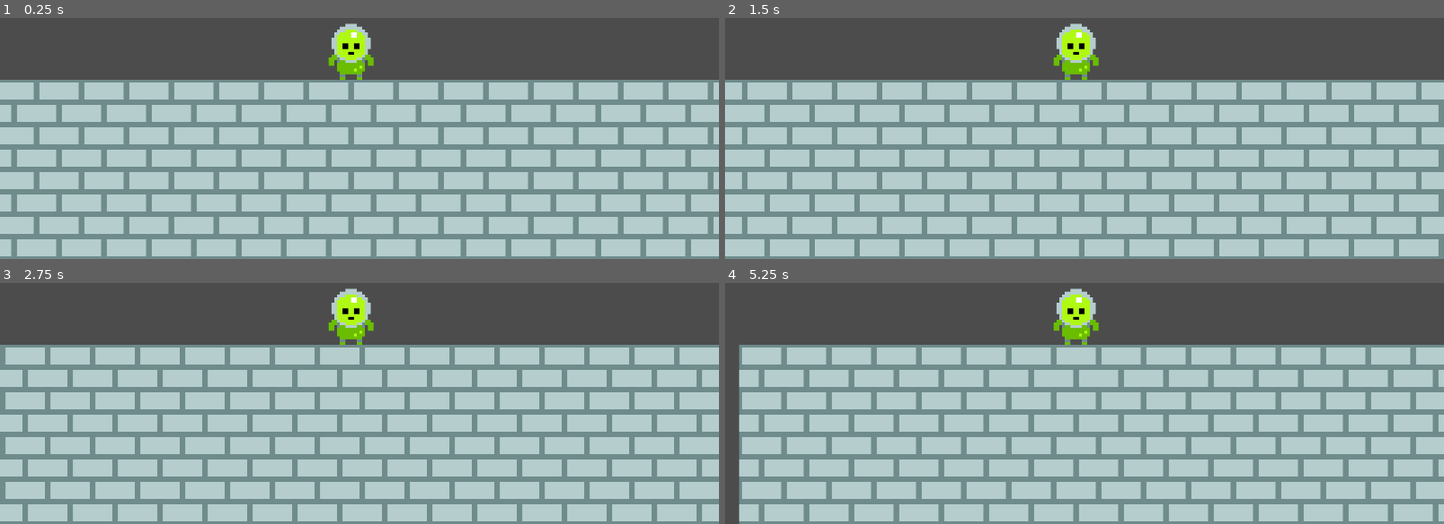
Above: before the commit, frames 1-4 (two rows, left to right).
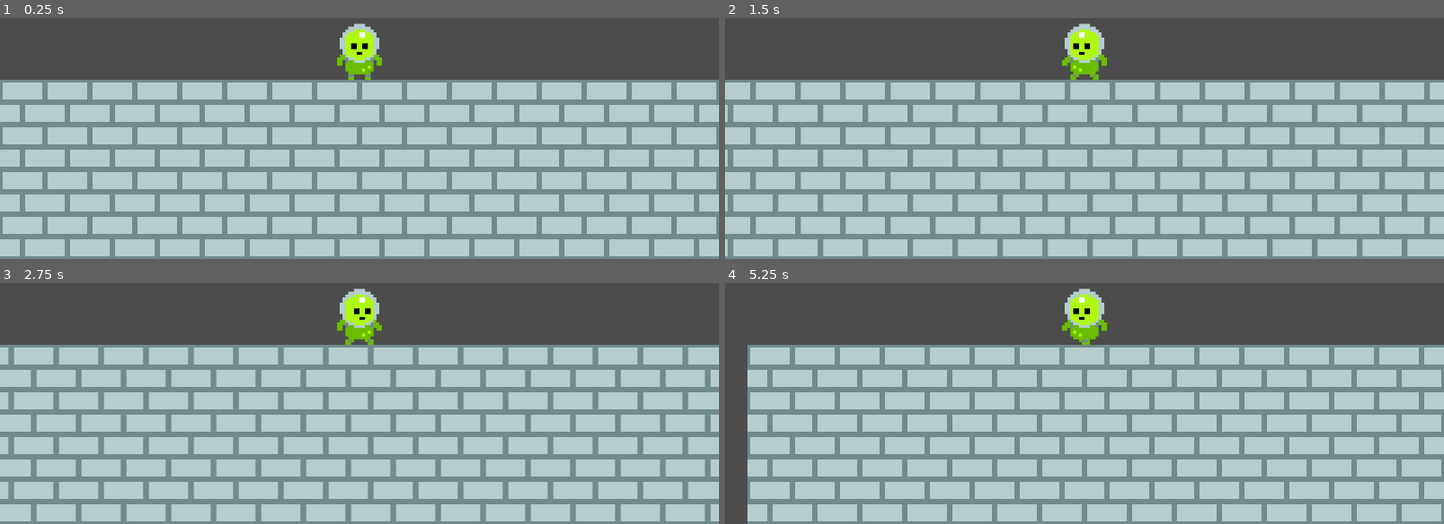
Above: after the commit, the same moments.

Repository: MzaxnaV/GodotGames
Game: Godot game, scene res://Main.tscn
Same seed, same stepped clock (60 frames per second), same inputs: the game is played once before the commit and once after it.
Inputs:
- Up to frame 1 (0.25 s): no input
- Up to frame 2 (1.5 s): tap Enter at 0.5 s; hold Right (ui_right) 0.53-1.28 s; hold Left (ui_left) from 1.28 s (still down)
- Up to frame 3 (2.75 s): release Left (ui_left) at 2.03 s; hold Right (ui_right) from 2.03 s (still down)
- Up to frame 4 (5.25 s): release Right (ui_right) at 3.53 s; hold Left (ui_left) from 3.53 s (still down)

The runs differ from the first frame. In frame 1, 16% of the frame differs, in the area x 0-100%, y 2-99%; in frame 2, 15%; in frame 3, 16%; in frame 4, 16%, in the area x 1-100%, y 2-100%.

Commit message:
character2-4

Diff:
--- a/Mario/Game.tscn
+++ b/Mario/Game.tscn
@@ -1,10 +1,31 @@
-[gd_scene load_steps=6 format=2]
+[gd_scene load_steps=9 format=2]
 
 [ext_resource path="res://my_tileset.tres" type="TileSet" id=1]
 [ext_resource path="res://TileMap.gd" type="Script" id=2]
 [ext_resource path="res://BOUNDARY.gd" type="Script" id=3]
 [ext_resource path="res://character.png" type="Texture" id=4]
 [ext_resource path="res://Sprite.gd" type="Script" id=5]
+[ext_resource path="res://climb_animation.tres" type="Animation" id=6]
+[ext_resource path="res://walk_animation.tres" type="Animation" id=7]
+
+[sub_resource type="Animation" id=1]
+
+resource_name = "idle"
+length = 1.0
+loop = true
+step = 0.0
+tracks/0/type = "value"
+tracks/0/path = NodePath(".:frame")
+tracks/0/interp = 1
+tracks/0/loop_wrap = true
+tracks/0/imported = false
+tracks/0/enabled = true
+tracks/0/keys = {
+"times": PoolRealArray( 0 ),
+"transitions": PoolRealArray( 1 ),
+"update": 1,
+"values": [ 0 ]
+}
 
 [node name="Game" type="Node" index="0"]
 
@@ -45,14 +66,15 @@
 
 position = Vector2( 128, 70 )
 texture = ExtResource( 4 )
-region_enabled = true
+hframes = 11
+frame = 10
 region_rect = Rect2( 0, 0, 16, 20 )
 script = ExtResource( 5 )
-_sections_unfolded = [ "Region", "Transform" ]
+_sections_unfolded = [ "Animation", "Offset", "Region", "Transform" ]
 
 [node name="Camera" type="Camera2D" parent="Sprite" index="0"]
 
-position = Vector2( -125, -70 )
+position = Vector2( -128, -70 )
 anchor_mode = 0
 rotating = false
 current = true
@@ -76,3 +98,15 @@
 editor_draw_limits = false
 editor_draw_drag_margin = false
 _sections_unfolded = [ "Transform" ]
+
+[node name="AnimationPlayer" type="AnimationPlayer" parent="Sprite" index="1"]
+
+root_node = NodePath("..")
+autoplay = ""
+playback_process_mode = 1
+playback_default_blend_time = 0.0
+playback_speed = 1.0
+anims/climb = ExtResource( 6 )
+anims/idle = SubResource( 1 )
+anims/walk = ExtResource( 7 )
+blend_times = [  ]
--- a/Mario/Main.tscn
+++ b/Mario/Main.tscn
@@ -3,7 +3,7 @@
 [ext_resource path="res://Viewport.gd" type="Script" id=1]
 [ext_resource path="res://Game.tscn" type="PackedScene" id=2]
 
-[node name="Main" type="Node" index="0"]
+[node name="Main" type="Node"]
 
 [node name="ViewportContainer" type="ViewportContainer" parent="." index="0"]
 
--- a/Mario/Sprite.gd
+++ b/Mario/Sprite.gd
@@ -4,6 +4,12 @@
 
 func _process(delta):
 	if Input.is_action_pressed("ui_left"):
+		flip_h = true
 		position.x -= CAMERA_SCROLL_SPEED * delta
+		$AnimationPlayer.current_animation = "walk"
 	elif Input.is_action_pressed("ui_right"):
+		flip_h = false
 		position.x += CAMERA_SCROLL_SPEED * delta
+		$AnimationPlayer.current_animation = "walk"
+	else:
+		$AnimationPlayer.current_animation = "idle"
--- /dev/null
+++ b/Mario/climb_animation.tres
@@ -0,0 +1,20 @@
+[gd_resource type="Animation" format=2]
+
+[resource]
+
+resource_name = "climb"
+length = 0.4
+loop = true
+step = 0.2
+tracks/0/type = "value"
+tracks/0/path = NodePath(".:frame")
+tracks/0/interp = 1
+tracks/0/loop_wrap = true
+tracks/0/imported = false
+tracks/0/enabled = true
+tracks/0/keys = {
+"times": PoolRealArray( 0, 0.2, 0.4 ),
+"transitions": PoolRealArray( 1, 1, 1 ),
+"update": 1,
+"values": [ 5, 6, 5 ]
+}
--- /dev/null
+++ b/Mario/walk_animation.tres
@@ -0,0 +1,20 @@
+[gd_resource type="Animation" format=2]
+
+[resource]
+
+resource_name = "walk"
+length = 0.4
+loop = true
+step = 0.2
+tracks/0/type = "value"
+tracks/0/path = NodePath(".:frame")
+tracks/0/interp = 1
+tracks/0/loop_wrap = true
+tracks/0/imported = false
+tracks/0/enabled = true
+tracks/0/keys = {
+"times": PoolRealArray( 0, 0.2, 0.4 ),
+"transitions": PoolRealArray( 1, 1, 1 ),
+"update": 1,
+"values": [ 9, 10, 9 ]
+}
